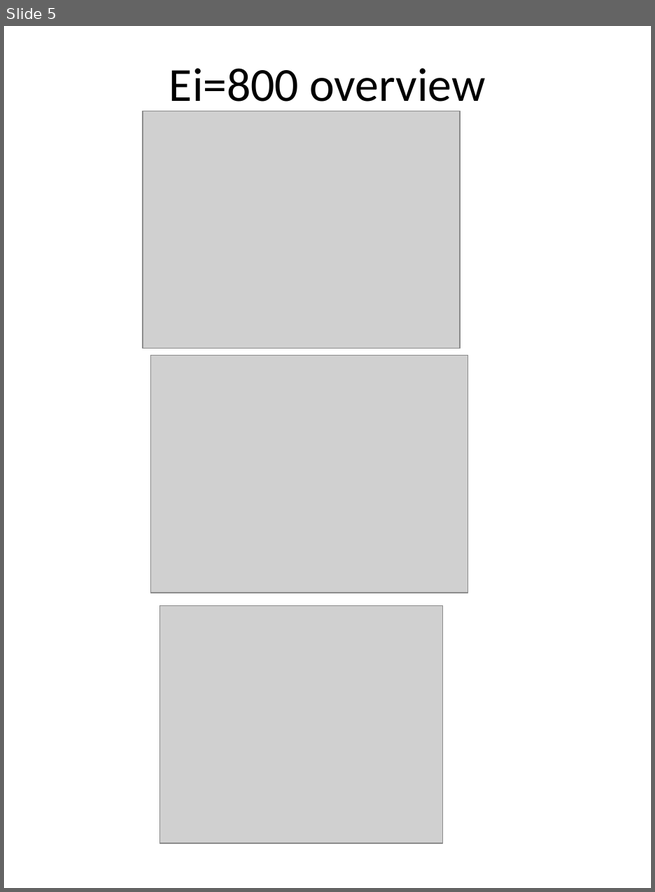
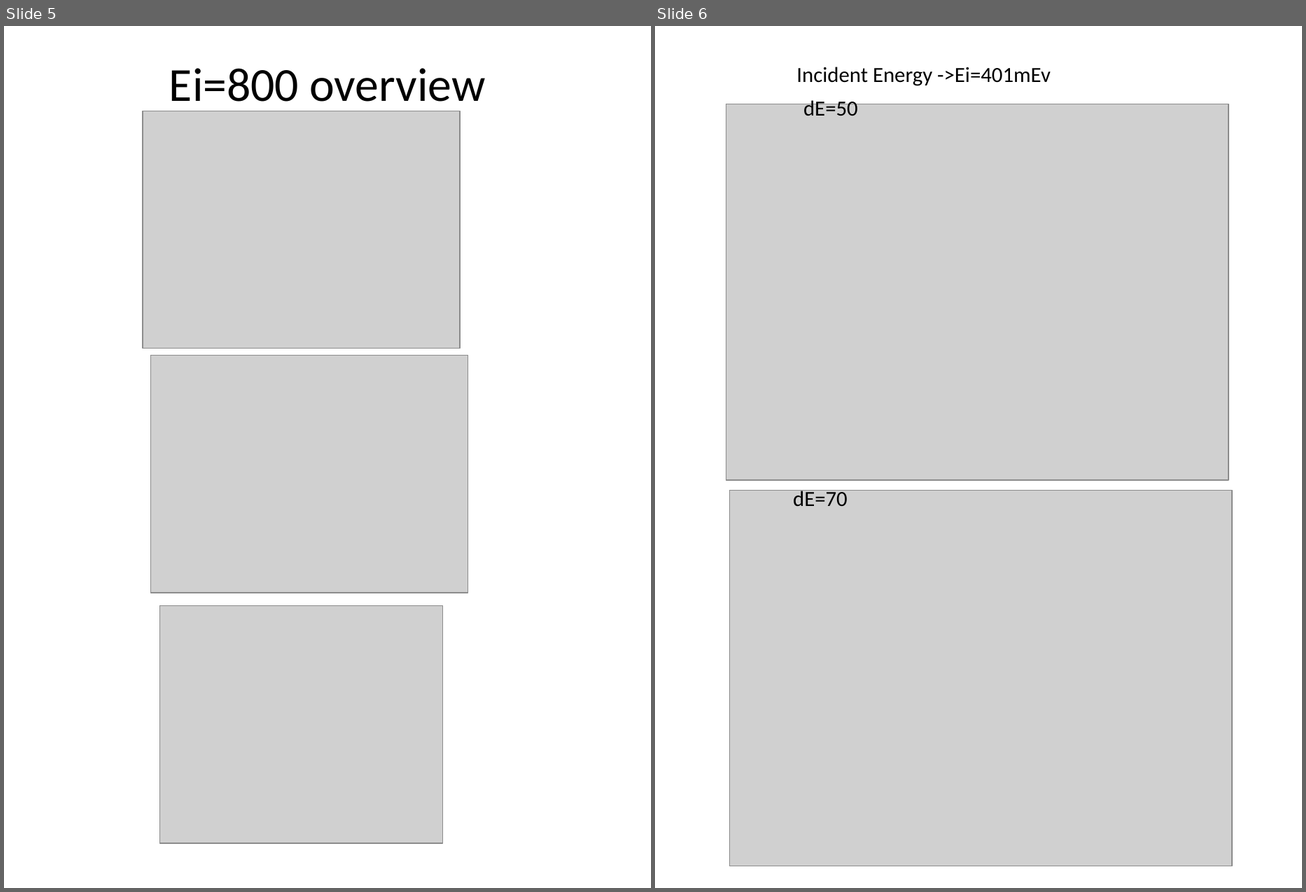
Before and after one commit to abuts/Fe, a slide deck: 2018April/Working2018.pptx. Shown side by side, each under a label of ours: slide 5 before the commit, slides 5 and 6 after it. The pictures are 655x892 and 1306x892 pixels, drawn with LibreOffice and Linux fonts; fonts in the diff are those of the drawing; grey boxes stand for pictures. Boxes give left, top, right and bottom in pixels: in the first picture for what was removed or moved away, otherwise in the second. Text is boxed around its words. In the diff, an @@ line names an element or a change of style, - is before the commit and + after.

```diff
--- a/2018April/Working2018.pptx
+++ b/2018April/Working2018.pptx
@@ slide 6 added at [655,26,1302,888], background #FFFFFF @@
@@ text added at [796,67,1051,86], 18 pt, text #000000 @@
+Incident Energy ->Ei=401mEv
@@ picture added at [726,104,1228,480] @@
@@ text added at [803,98,858,116], 18 pt, text #000000 @@
+dE=50
@@ picture added at [730,490,1232,866] @@
@@ text added at [793,488,847,506], 18 pt, text #000000 @@
+dE=70
```
Also in this commit, not shown: 3 other slides added, 11 other files.
